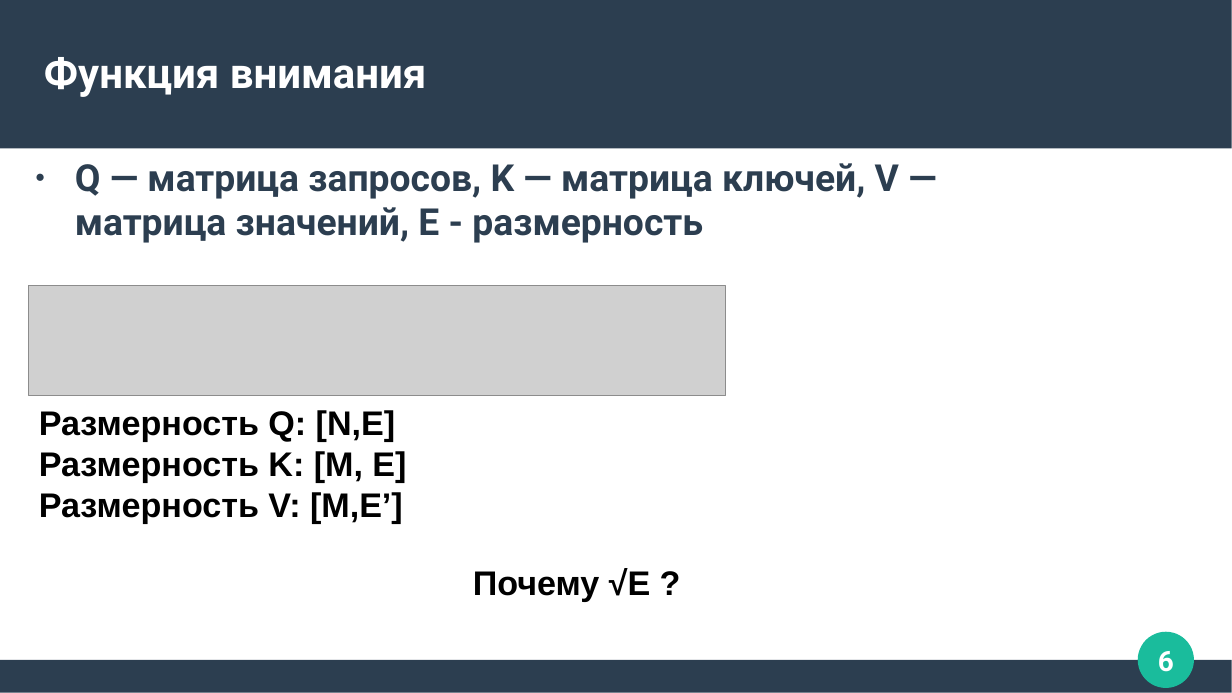
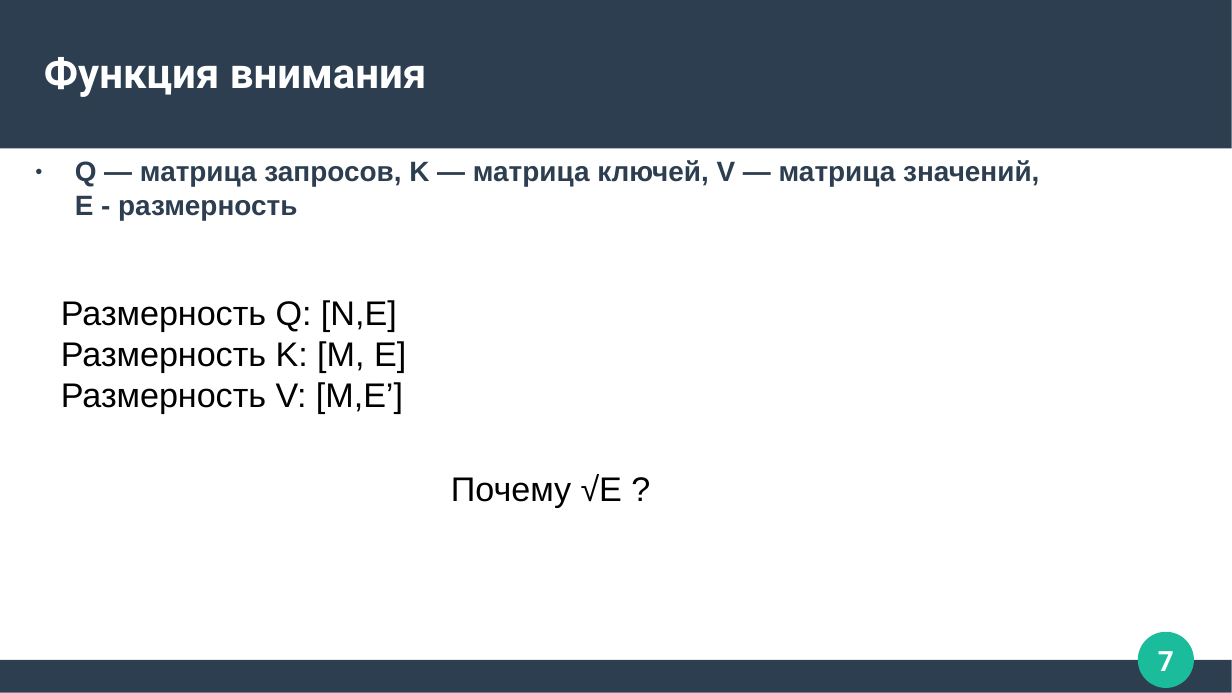
Before and after one commit to Zorinal/FilmBot, a slide deck: slide 7 of Трансфомеры.pptx (slide 6 before the commit). Drawn at 1232x693 pixels with LibreOffice and Linux fonts; fonts in the diff are those of the drawing; grey boxes stand for pictures. Boxes give left, top, right and bottom in pixels: in the first picture for what was removed or moved away, otherwise in the second. Text is boxed around its words. In the diff, an @@ line names an element or a change of style, - is before the commit and + after.

```diff
--- a/Трансфомеры.pptx
+++ b/Трансфомеры.pptx
@@ text "Q — матрица запросов, K ..." at [75,160,1039,220]: size 24 to 18 pt, font Roboto to Arial @@
@@ picture removed at [29,286,727,396] @@
@@ text "Размерность Q: [N,E]" at [61,300,406,413]: bold off @@
@@ text "Размерность Q: [N,E]": place and size @@
-text "Размерность Q: [N,E]" at [39,410,406,524]
+text "Размерность Q: [N,E]" at [61,300,406,413]
@@ text "Почему √E ?": place and size @@
-text "Почему √E ?" at [473,568,650,602]
+text "Почему √E ?" at [451,474,622,508]
@@ text "Почему √E ?" at [451,474,622,508]: bold off @@
@@ page number at [1158,651,1174,671]: text changed @@
-6
+7
```
Also in this commit, not shown: 12 other slides changed, 1 slide added.
